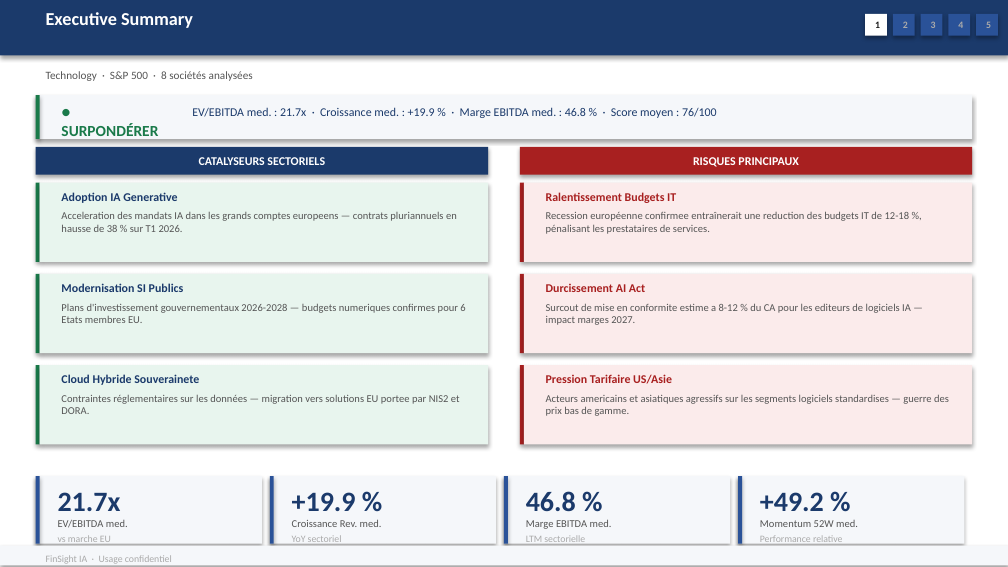
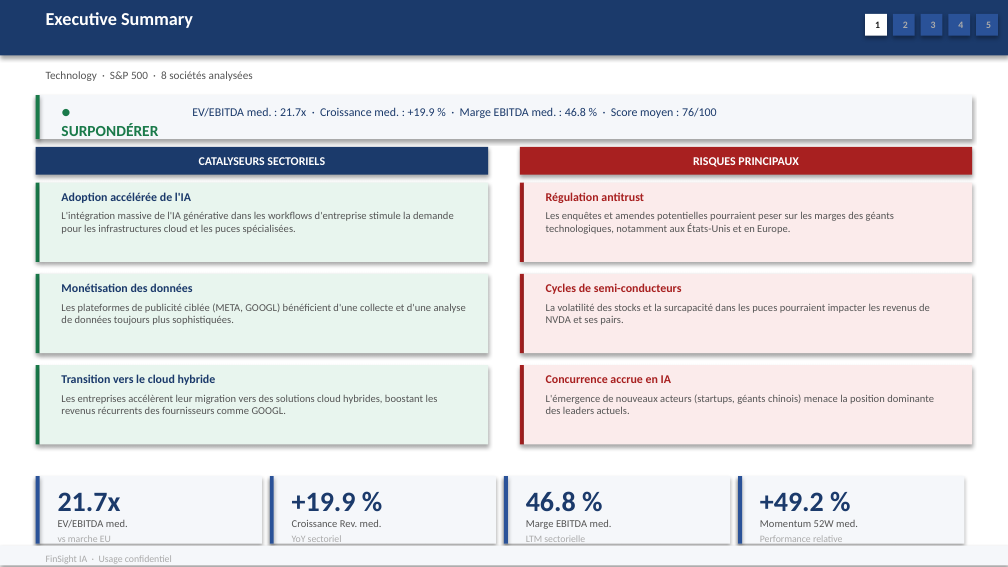
Before and after one commit to baptistejeh07-art/finsight-ia, a slide deck: slide 2 of preview/secteur_Technology_S&P_500/secteur_Technology_S&P_500.pptx. Drawn at 1008x567 pixels with LibreOffice and Linux fonts; fonts in the diff are those of the drawing. Boxes give left, top, right and bottom in pixels: in the first picture for what was removed or moved away, otherwise in the second. Text is boxed around its words. In the diff, an @@ line names an element or a change of style, - is before the commit and + after.

```diff
--- a/preview/secteur_Technology_S&P_500/secteur_Technology_S&P_500.pptx
+++ b/preview/secteur_Technology_S&P_500/secteur_Technology_S&P_500.pptx
@@ text at (x1=61, y1=192, x2=191, y2=203): text changed @@
-Adoption IA Generative
+Adoption accélérée de l'IA
@@ text at (x1=546, y1=192, x2=644, y2=203): text changed @@
-Ralentissement Budgets IT
+Régulation antitrust
@@ text at (x1=61, y1=211, x2=454, y2=234): text changed @@
-Acceleration des mandats IA dans les grands comptes europeens — contrats pluriannuels en hausse de 38 % sur T1 2026.
+L'intégration massive de l'IA générative dans les workflows d'entreprise stimule la demande pour les infrastructures cloud et les puces spécialisées.
@@ text at (x1=546, y1=211, x2=894, y2=234): text changed @@
-Recession européenne confirmee entraînerait une reduction des budgets IT de 12-18 %, pénalisant les prestataires de services.
+Les enquêtes et amendes potentielles pourraient peser sur les marges des géants technologiques, notamment aux États-Unis et en Europe.
@@ text at (x1=61, y1=283, x2=192, y2=292): text changed @@
-Modernisation SI Publics
+Monétisation des données
@@ text at (x1=546, y1=283, x2=682, y2=294): text changed @@
-Durcissement AI Act
+Cycles de semi-conducteurs
@@ text at (x1=61, y1=303, x2=466, y2=325): text changed @@
-Plans d'investissement gouvernementaux 2026-2028 — budgets numeriques confirmes pour 6 Etats membres EU.
+Les plateformes de publicité ciblée (META, GOOGL) bénéficient d'une collecte et d'une analyse de données toujours plus sophistiquées.
@@ text at (x1=546, y1=303, x2=930, y2=325): text changed @@
-Surcout de mise en conformite estime a 8-12 % du CA pour les editeurs de logiciels IA — impact marges 2027.
+La volatilité des stocks et la surcapacité dans les puces pourraient impacter les revenus de NVDA et ses pairs.
@@ text at (x1=61, y1=374, x2=216, y2=385): text changed @@
-Cloud Hybride Souverainete
+Transition vers le cloud hybride
@@ text at (x1=546, y1=375, x2=671, y2=383): text changed @@
-Pression Tarifaire US/Asie
+Concurrence accrue en IA
@@ text at (x1=61, y1=394, x2=438, y2=414): text changed @@
-Contraintes réglementaires sur les données — migration vers solutions EU portee par NIS2 et DORA.
+Les entreprises accélèrent leur migration vers des solutions cloud hybrides, boostant les revenus récurrents des fournisseurs comme GOOGL.
@@ text at (x1=546, y1=394, x2=934, y2=414): text changed @@
-Acteurs americains et asiatiques agressifs sur les segments logiciels standardises — guerre des prix bas de gamme.
+L'émergence de nouveaux acteurs (startups, géants chinois) menace la position dominante des leaders actuels.
```
Also in this commit, not shown: 5 other slides changed, 2 other files.
